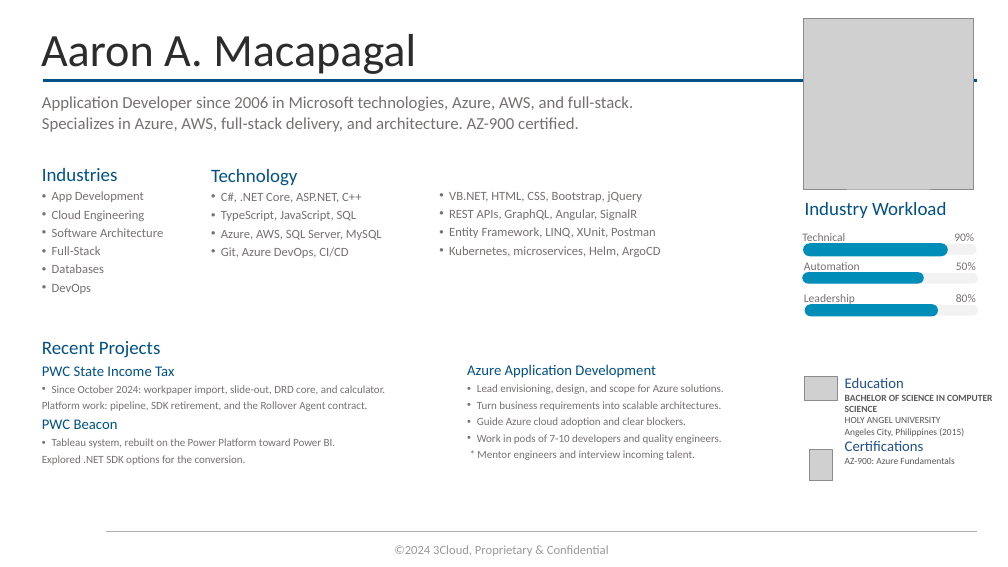
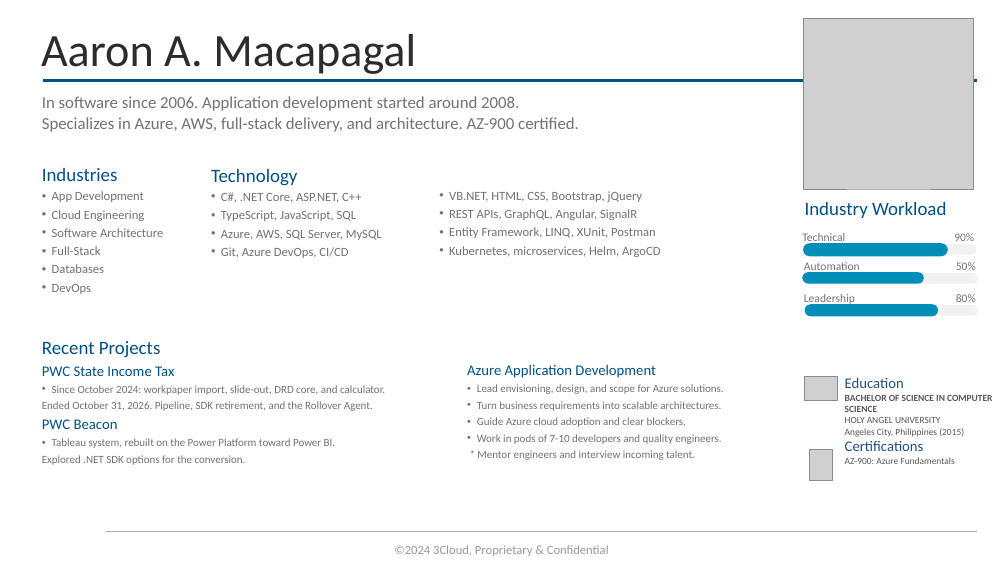
Before and after one commit to zazabix/angular-animation, a slide deck: slide 1 of 3Cloud Bio - Aaron Macapagal.pptx. Drawn at 1008x567 pixels with LibreOffice and Linux fonts; fonts in the diff are those of the drawing; grey boxes stand for pictures; background and template pictures are left out. Boxes give left, top, right and bottom in pixels: in the first picture for what was removed or moved away, otherwise in the second. Text is boxed around its words. In the diff, an @@ line names an element or a change of style, - is before the commit and + after.

```diff
--- a/3Cloud Bio - Aaron Macapagal.pptx
+++ b/3Cloud Bio - Aaron Macapagal.pptx
@@ text at (x1=42, y1=96, x2=519, y2=111): text changed @@
-Application Developer since 2006 in Microsoft technologies, Azure, AWS, and full-stack.
+In software since 2006. Application development started around 2008.
@@ text at (x1=42, y1=401, x2=373, y2=411): text changed @@
-Platform work: pipeline, SDK retirement, and the Rollover Agent contract.
+Ended October 31, 2026. Pipeline, SDK retirement, and the Rollover Agent.
```
